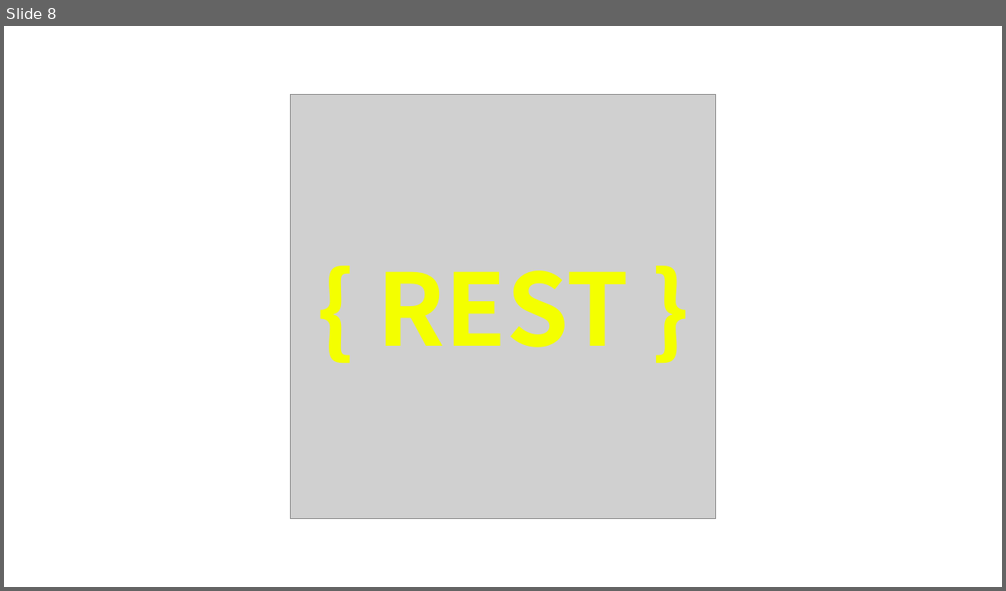
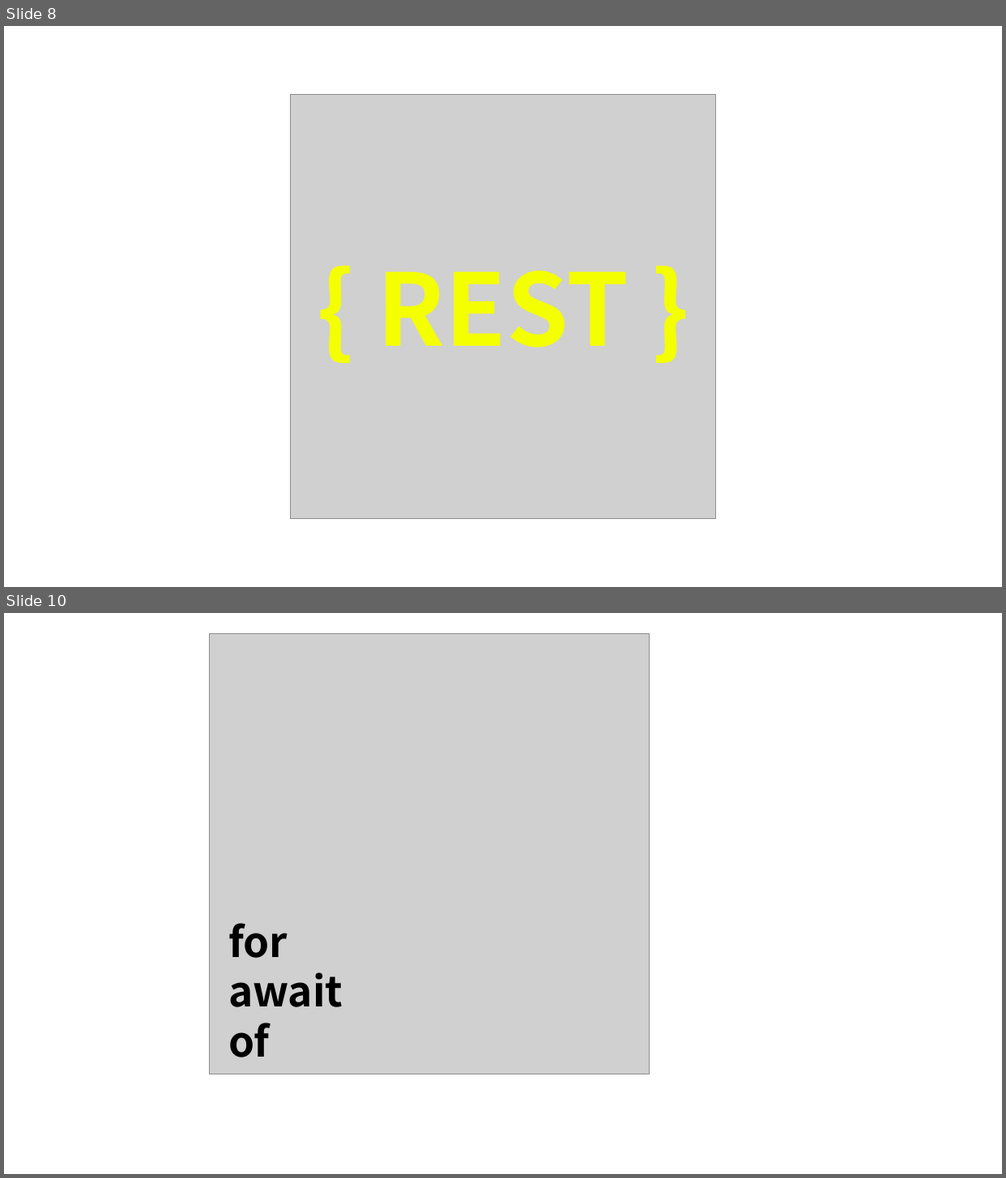
Before and after one commit to Seokhyeon-Park/icon-for-blog, a slide deck: icon.pptx. Shown one above the other, each under a label of ours: slide 8 before the commit, slides 8 and 10 after it; the slides between them are not shown. The pictures are 1006x591 and 1006x1178 pixels, drawn with LibreOffice and Linux fonts; fonts in the diff are those of the drawing; grey boxes stand for pictures. Boxes give left, top, right and bottom in pixels: in the first picture for what was removed or moved away, otherwise in the second. Text is boxed around its words. In the diff, an @@ line names an element or a change of style, - is before the commit and + after.

```diff
--- a/icon.pptx
+++ b/icon.pptx
@@ slide 10 added at (4, 613, 1002, 1174), background #FFFFFF @@
@@ picture added at (209, 634, 650, 1075) @@
@@ text added at (228, 923, 343, 1058), 40 pt, text #000000, bold @@
+for
+await
+of
```
Also in this commit, not shown: 1 other slide added, 2 other files.
